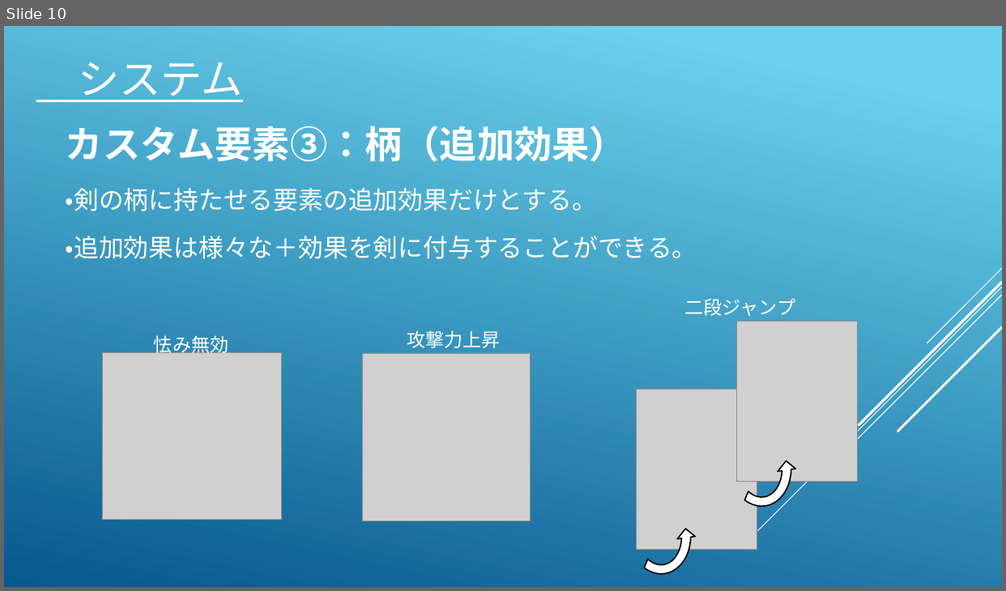
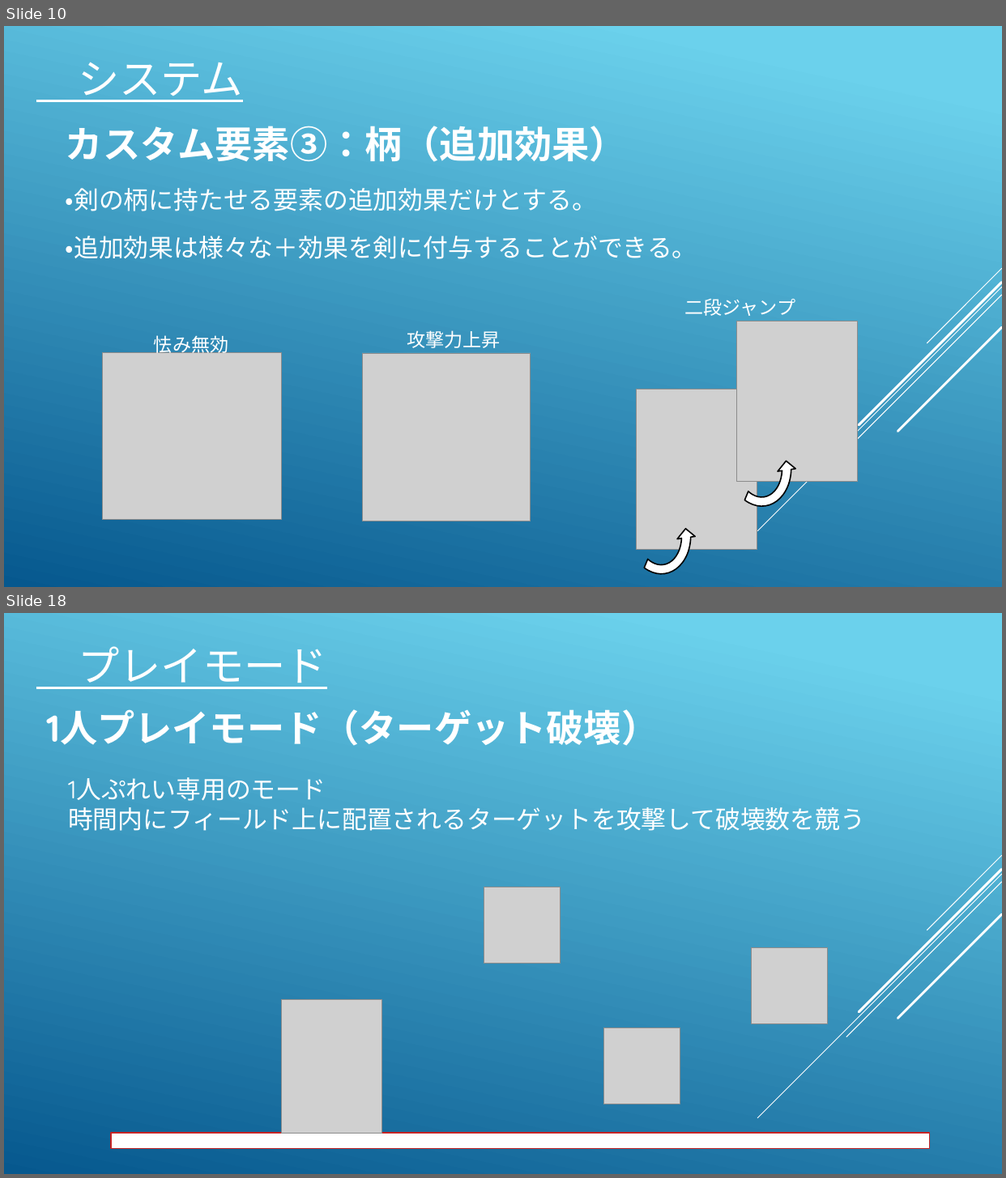
Before and after one commit to koike0723/Aso2020Winter, a slide deck: 企画書.pptx. Shown one above the other, each under a label of ours: slide 10 before the commit, slides 10 and 18 after it; the slides between them are not shown. The pictures are 1006x591 and 1006x1178 pixels, drawn with LibreOffice and Linux fonts; fonts in the diff are those of the drawing; grey boxes stand for pictures. Boxes give left, top, right and bottom in pixels: in the first picture for what was removed or moved away, otherwise in the second. Text is boxed around its words. In the diff, an @@ line names an element or a change of style, - is before the commit and + after.

```diff
--- a/企画書.pptx
+++ b/企画書.pptx
@@ slide 18 added at box(4, 613, 1002, 1174), background gradient #6ED2EB to #06588E; not listed: 5 template elements that a slide beside it also shows @@
@@ text added at box(78, 646, 327, 689), 40 pt, text #FFFFFF, underline @@
+プレイモード
@@ text added at box(46, 709, 658, 746), 36 pt, text #FFFFFF, bold @@
+1人プレイモード（ターゲット破壊）
@@ text added at box(68, 777, 865, 831), 24 pt, text #FFFFFF @@
+1人ぷれい専用のモード
+時間内にフィールド上に配置されるターゲットを攻撃して破壊数を競う
@@ picture added at box(484, 888, 560, 964) @@
@@ picture added at box(752, 948, 829, 1024) @@
@@ picture added at box(282, 1000, 382, 1134) @@
@@ picture added at box(603, 1029, 680, 1105) @@
@@ rectangle added at box(111, 1133, 930, 1149), fill #FFFFFF, outline #C62324 1.25 pt @@
```
Also in this commit, not shown: 5 slides changed, 7 other slides added, 8 slides removed, 8 other files.
